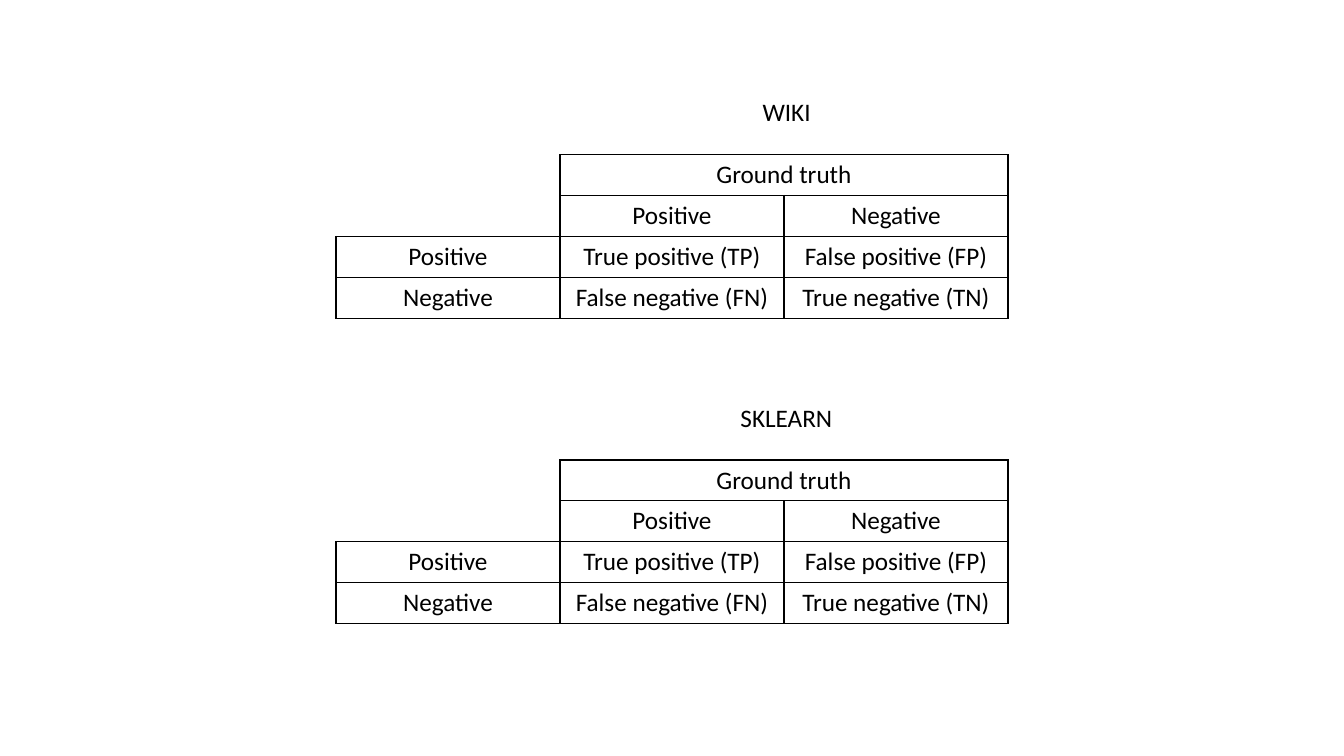
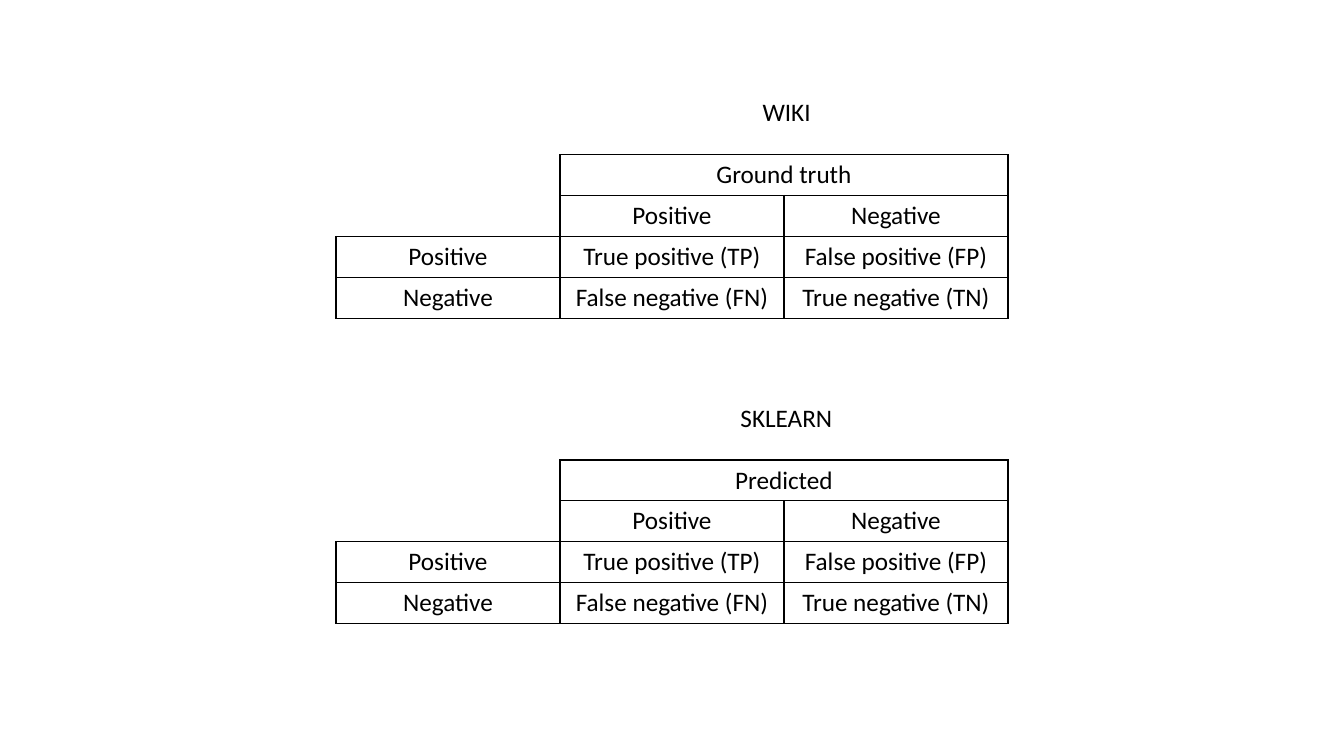
Before and after one commit to penguinwang96825/Yang-Tech-Blog, a slide deck: slide 1 of 2021/10/12/2021-10-12-blind-spot-about-sklearn-confusion-matrix/confusion_matrix.pptx. Drawn at 1344x756 pixels with LibreOffice and Linux fonts; fonts in the diff are those of the drawing. Boxes give left, top, right and bottom in pixels: in the first picture for what was removed or moved away, otherwise in the second. Text is boxed around its words. In the diff, an @@ line names an element or a change of style, - is before the commit and + after.

```diff
--- a/2021/10/12/2021-10-12-blind-spot-about-sklearn-confusion-matrix/confusion_matrix.pptx
+++ b/2021/10/12/2021-10-12-blind-spot-about-sklearn-confusion-matrix/confusion_matrix.pptx
@@ table at bbox=[336, 460, 1007, 623] @@
-row 1, column 2: Ground truth
+row 1, column 2: Predicted
```
Also in this commit, not shown: 1 other file.
